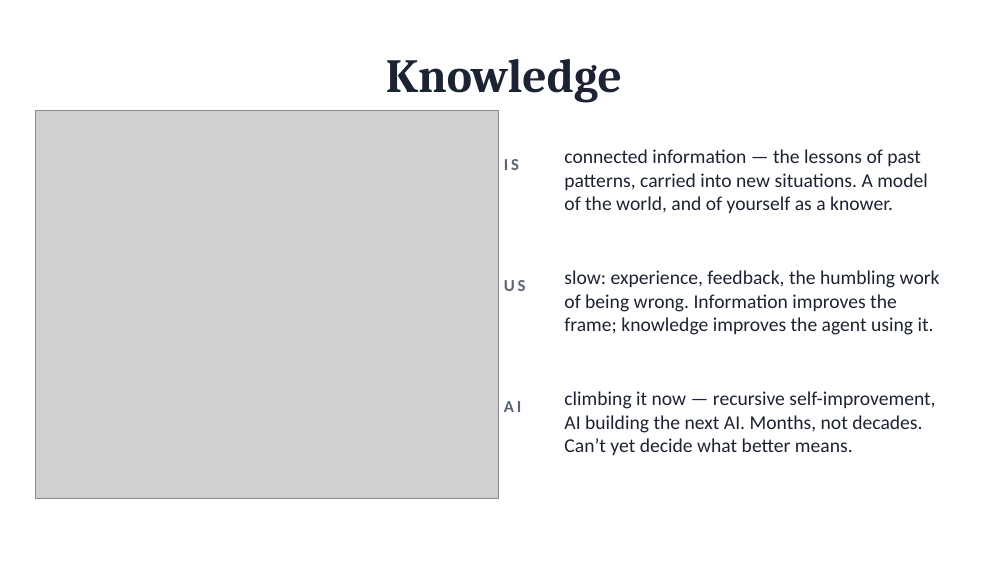
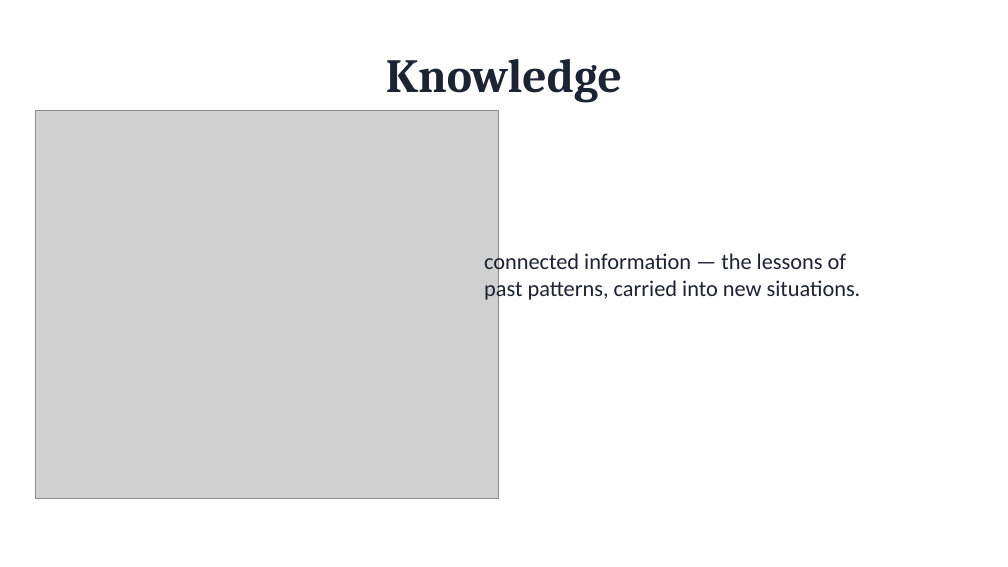
Before and after one commit to ericaraujophd/stem-slides, a slide deck: slide 16 of Session-2/S2-4-20pm-Wondergem-What-Does-It-Take-To-Be-Wise.pptx (slide 15 before the commit). Drawn at 1008x567 pixels with LibreOffice and Linux fonts; fonts in the diff are those of the drawing; grey boxes stand for pictures. Boxes give left, top, right and bottom in pixels: in the first picture for what was removed or moved away, otherwise in the second. Text is boxed around its words. In the diff, an @@ line names an element or a change of style, - is before the commit and + after.

```diff
--- a/Session-2/S2-4-20pm-Wondergem-What-Does-It-Take-To-Be-Wise.pptx
+++ b/Session-2/S2-4-20pm-Wondergem-What-Does-It-Take-To-Be-Wise.pptx
@@ text removed at (504,159,519,170) @@
-IS
@@ text at (484,250,861,302): text changed; size 14 to 16 pt @@
-connected information — the lessons of past patterns, carried into new situations. A model of the world, and of yourself as a knower.
+connected information — the lessons of past patterns, carried into new situations.
@@ text removed at (504,280,526,291) @@
-US
@@ text removed at (564,270,940,335) @@
-slow: experience, feedback, the humbling work of being wrong. Information improves the frame; knowledge improves the agent using it.
@@ text removed at (504,401,521,412) @@
-AI
@@ text removed at (564,391,935,455) @@
-climbing it now — recursive self-improvement, AI building the next AI. Months, not decades. Can’t yet decide what better means.
```
Also in this commit, not shown: 11 other slides changed, 5 slides added, 3 slides removed, 3 other files.
